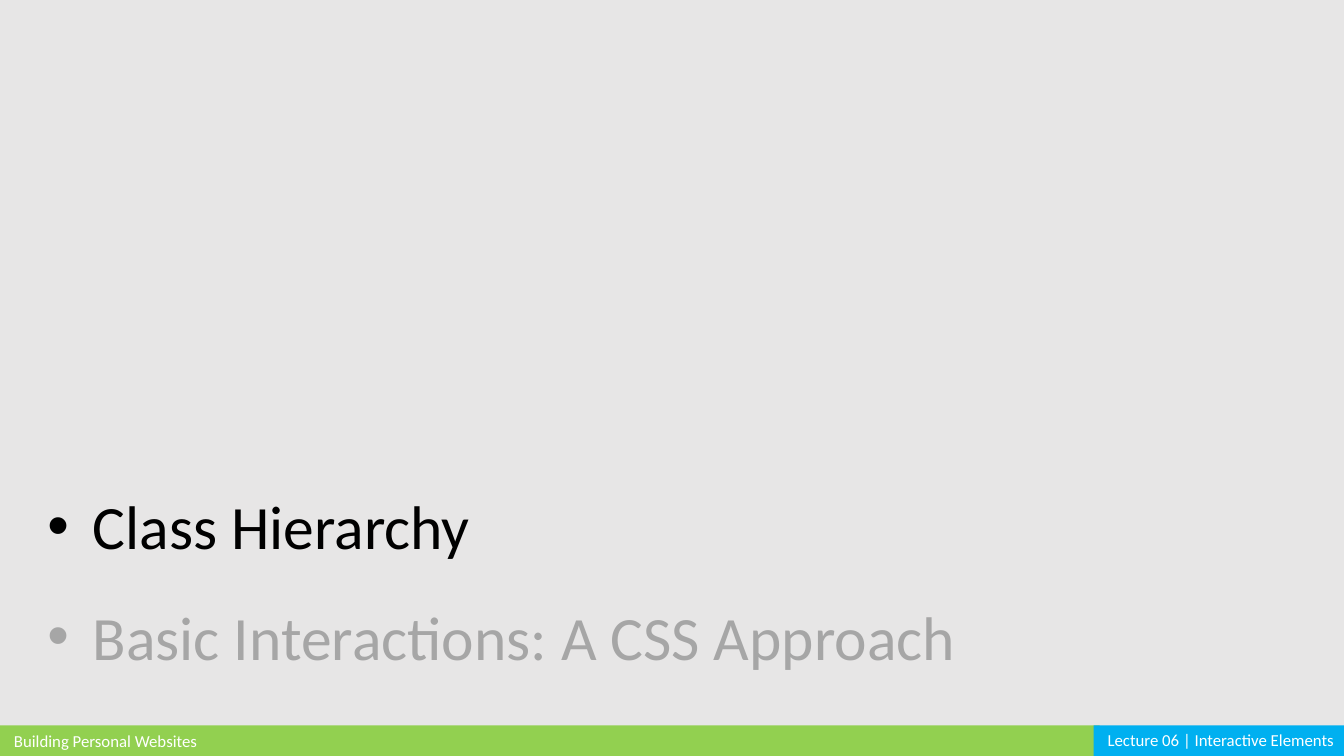
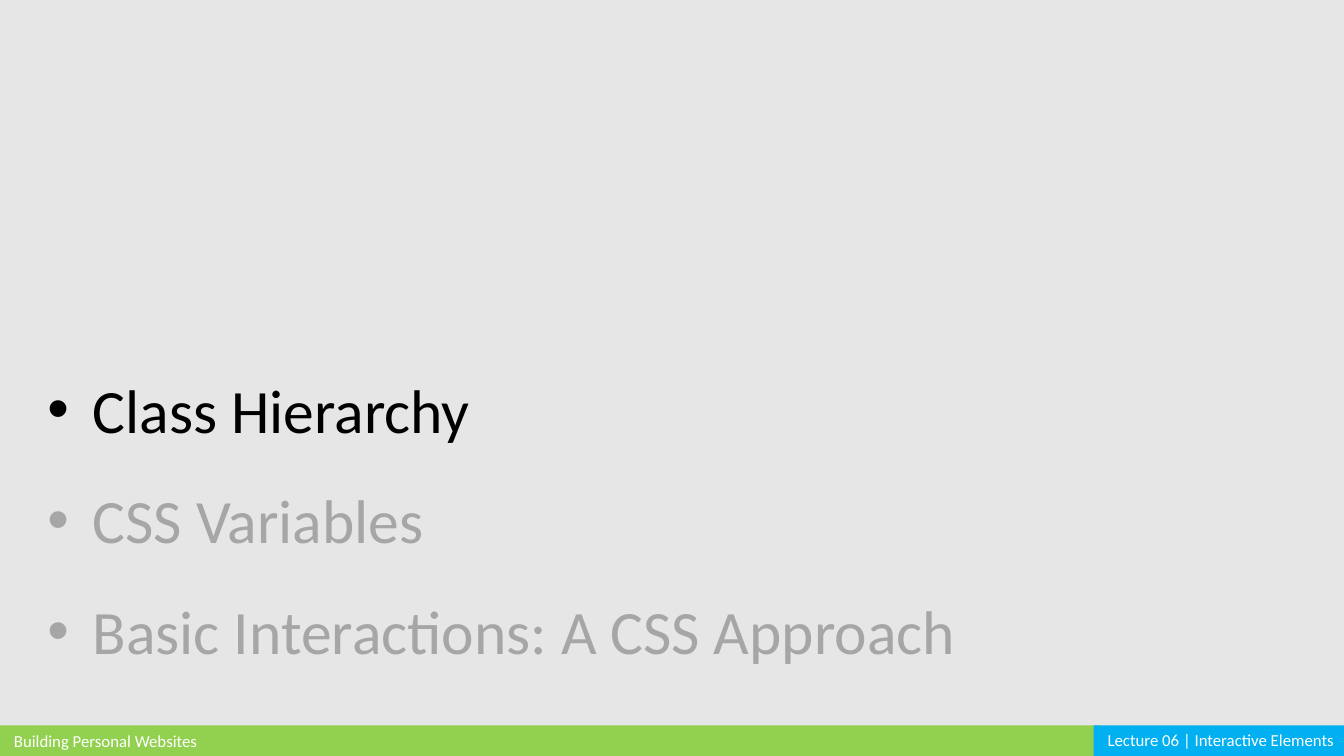
Before and after one commit to cardadfar/stuco_webdev_website, a slide deck: slide 2 of assets/lectures/BPW_Lecture_06.pptx. Drawn at 1344x756 pixels with LibreOffice and Linux fonts; fonts in the diff are those of the drawing. Boxes give left, top, right and bottom in pixels: in the first picture for what was removed or moved away, otherwise in the second. Text is boxed around its words. In the diff, an @@ line names an element or a change of style, - is before the commit and + after.

```diff
--- a/assets/lectures/BPW_Lecture_06.pptx
+++ b/assets/lectures/BPW_Lecture_06.pptx
@@ text "Class Hierarchy": place and size @@
-text "Class Hierarchy" at box(93, 506, 955, 670)
+text "Class Hierarchy" at box(93, 390, 955, 664)
@@ text at box(93, 500, 423, 543): paragraph added @@
+• CSS Variables
```
Also in this commit, not shown: 1 other slide changed, 3 slides added, 12 other files.
